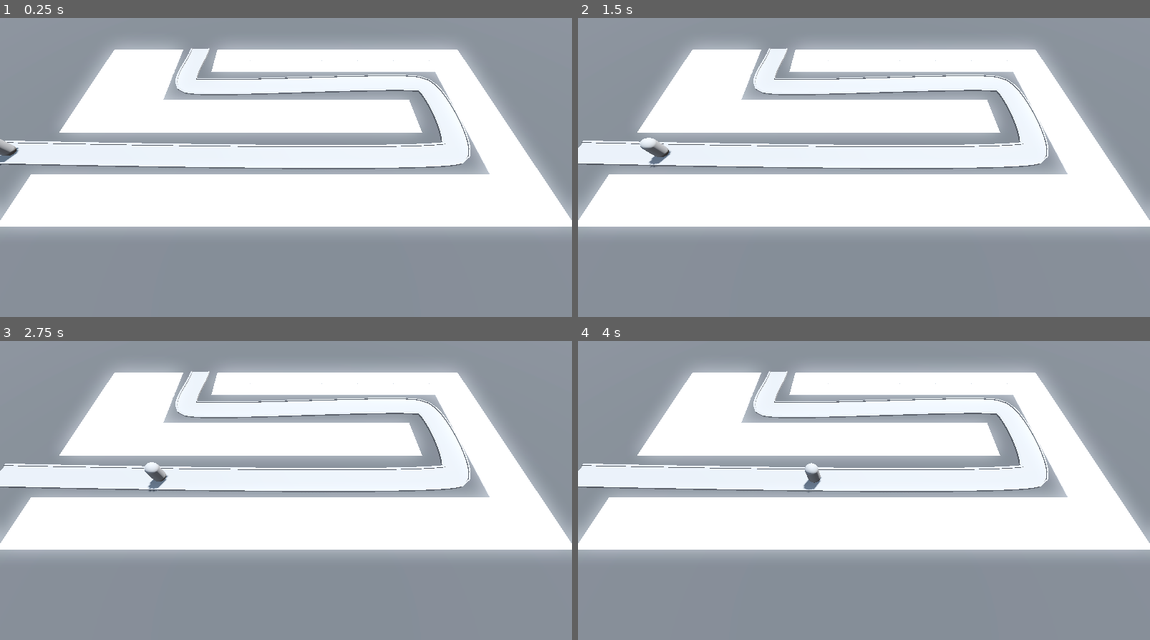
Above: before the commit, frames 1-4 (two rows, left to right).
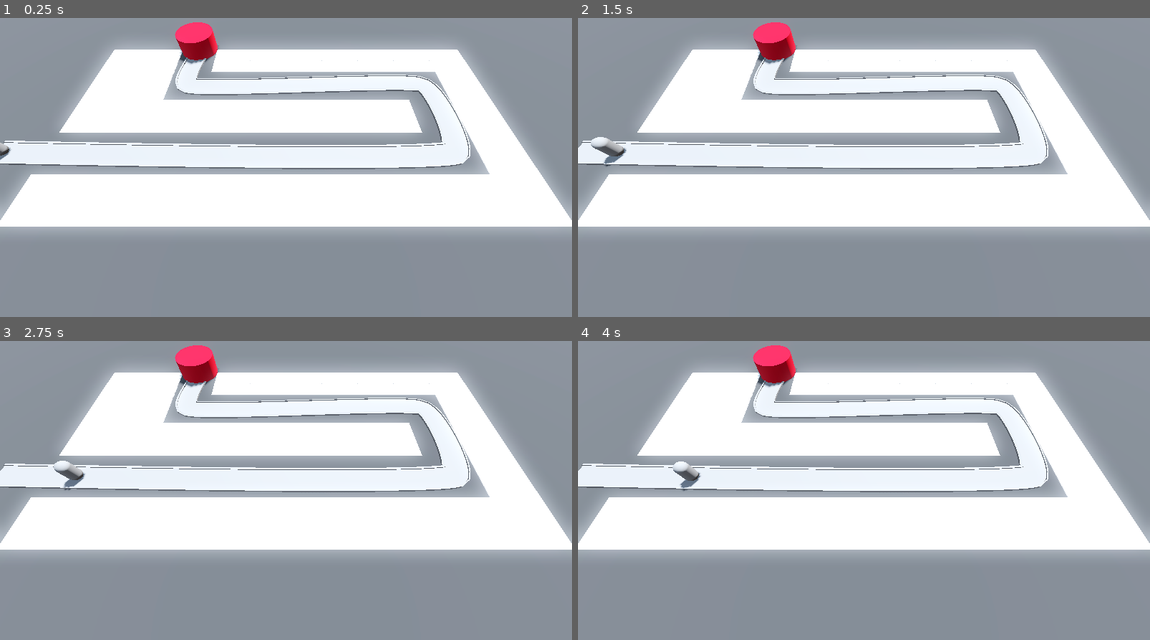
Above: after the commit, the same moments.

Repository: BerkayOzercan/Tutorial-Godot-Barbarian-Blaster
Game: Godot game, scene res://BaseLevel.tscn
Same seed, same stepped clock (60 frames per second), same inputs: the game is played once before the commit and once after it.
Inputs:
- Up to frame 1 (0.25 s): no input
- Up to frame 2 (1.5 s): no input
- Up to frame 3 (2.75 s): no input
- Up to frame 4 (4 s): no input

The runs differ from the first frame. In frame 1, 0.9% of the frame differs, in the area x 0-39%, y 1-50%; in frame 2, 1.4%, in the area x 2-39%, y 1-50%; in frame 3, 1.3%; in frame 4, 1.2%.

Commit message:
Edit : reach base

Diff:
--- /dev/null
+++ b/Base/base.gd
@@ -0,0 +1,6 @@
+extends Node3D
+
+
+func take_damage() -> void:
+	print("Demage Dealth Base!")
+	pass
--- /dev/null
+++ b/Base/base.tscn
@@ -0,0 +1,16 @@
+[gd_scene load_steps=3 format=3 uid="uid://b8juxl06ynioh"]
+
+[ext_resource type="Script" path="res://Base/base.gd" id="1_n2vum"]
+
+[sub_resource type="StandardMaterial3D" id="StandardMaterial3D_p8b1q"]
+albedo_color = Color(0.879747, 0, 0.163708, 1)
+
+[node name="Base" type="Node3D" groups=["base"]]
+transform = Transform3D(1, 0, 0, 0, 1, 0, 0, 0, 1, -10, 0, -8)
+script = ExtResource("1_n2vum")
+
+[node name="CSGCylinder3D" type="CSGCylinder3D" parent="."]
+material_override = SubResource("StandardMaterial3D_p8b1q")
+radius = 2.0
+height = 4.0
+sides = 32
--- a/BaseLevel.tscn
+++ b/BaseLevel.tscn
@@ -1,7 +1,8 @@
-[gd_scene load_steps=8 format=3 uid="uid://kjmmawfo02v4"]
+[gd_scene load_steps=9 format=3 uid="uid://kjmmawfo02v4"]
 
 [ext_resource type="MeshLibrary" uid="uid://dg7418af2telp" path="res://MeshLibrary/SpaceLibrary.tres" id="1_bx40k"]
 [ext_resource type="PackedScene" uid="uid://bdv4s5s0bqqgj" path="res://Enemy/enemy.tscn" id="2_6j3s5"]
+[ext_resource type="PackedScene" uid="uid://b8juxl06ynioh" path="res://Base/base.tscn" id="3_1oa58"]
 
 [sub_resource type="ProceduralSkyMaterial" id="ProceduralSkyMaterial_37rqm"]
 sky_horizon_color = Color(0.64625, 0.65575, 0.67075, 1)
@@ -96,4 +97,6 @@
 
 [node name="Enemy" parent="Path3D" instance=ExtResource("2_6j3s5")]
 transform = Transform3D(-4.37109e-08, 0, -0.999988, 0, 0.999999, 0, 0.999989, 0, -4.37109e-08, -24, 0, 6)
-speed = 5.0
+speed = 2.5
+
+[node name="Base" parent="." instance=ExtResource("3_1oa58")]
--- a/Enemy/enemy.gd
+++ b/Enemy/enemy.gd
@@ -2,12 +2,11 @@
 
 @export var speed: float
 
-# Called when the node enters the scene tree for the first time.
-func _ready() -> void:
-	pass # Replace with function body.
+@onready var base = get_tree().get_first_node_in_group("base")
 
 
-# Called every frame. 'delta' is the elapsed time since the previous frame.
 func _process(delta: float) -> void:
 	progress += delta * speed
-	pass
+
+	if progress_ratio == 1.0:
+		base.take_damage()
